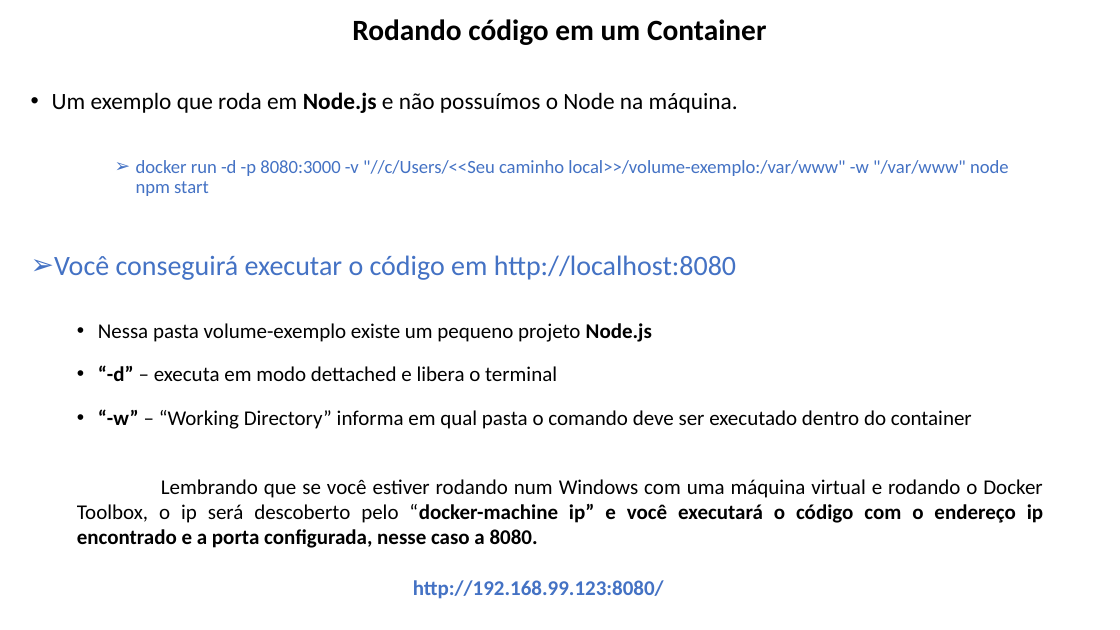
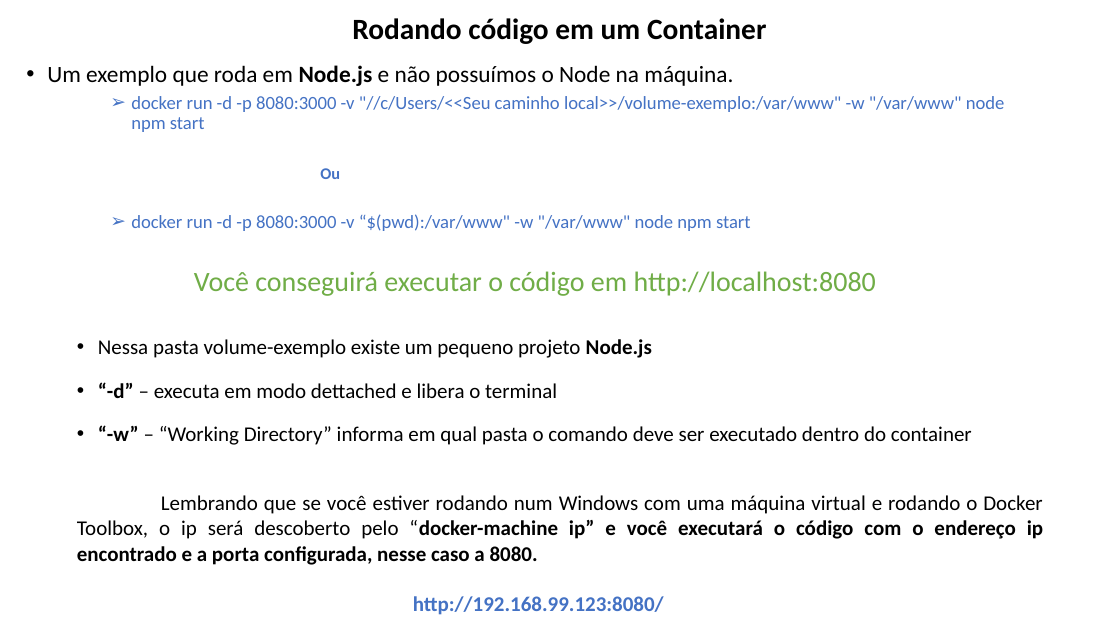
Before and after one commit to lacsousa/learning-docker, a slide deck: slide 19 of docs/docker-resumo.pptx. Drawn at 1120x630 pixels with LibreOffice and Linux fonts; fonts in the diff are those of the drawing. Boxes give left, top, right and bottom in pixels: in the first picture for what was removed or moved away, otherwise in the second. Text is boxed around its words. In the diff, an @@ line names an element or a change of style, - is before the commit and + after.

```diff
--- a/docs/docker-resumo.pptx
+++ b/docs/docker-resumo.pptx
@@ text "Um exemplo que roda em ...": place and size @@
-text "Um exemplo que roda em ..." at (52,92,1009,280)
+text "Um exemplo que roda em ..." at (47,65,1005,296)
@@ text at (131,168,751,231): paragraphs added @@
+              Ou
+    ➢ docker run -d -p 8080:3000 -v “$(pwd):/var/www" -w "/var/www" node npm start
@@ text at (194,271,876,296): text colour #4472C4 to #70AD47 in "Você conseguirá executar o código em http://localhost:8080"; alignment left to centre; bullet ➢ to none @@
@@ text "Nessa pasta volume-exemplo existe um ...": place and size @@
-text "Nessa pasta volume-exemplo existe um ..." at (77,323,1043,599)
+text "Nessa pasta volume-exemplo existe um ..." at (77,339,1043,615)
```
Also in this commit, not shown: 1 other slide changed, 1 other file.
